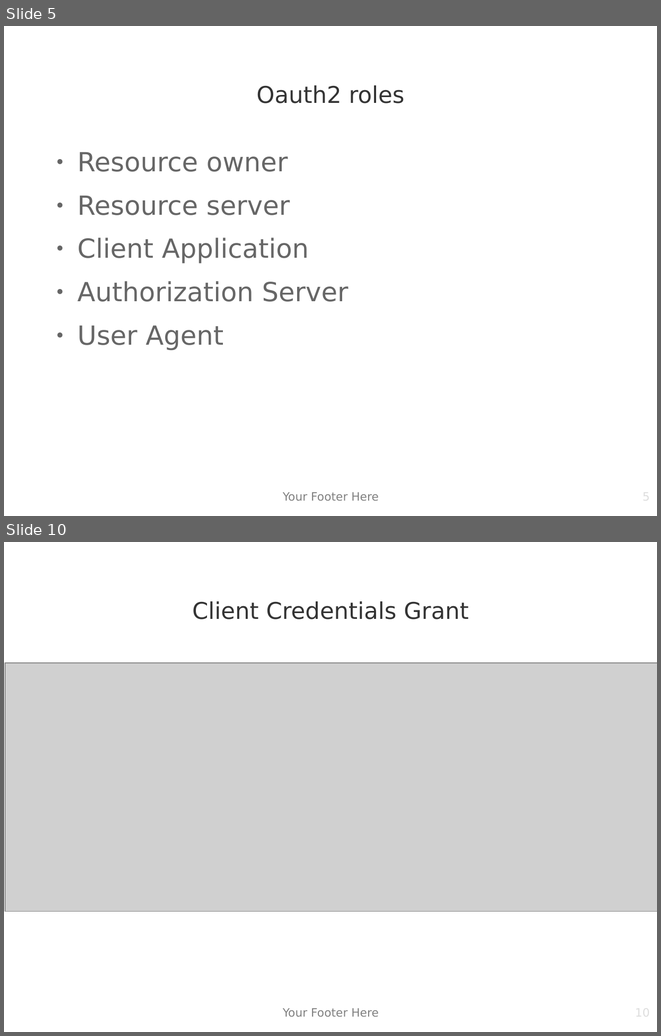
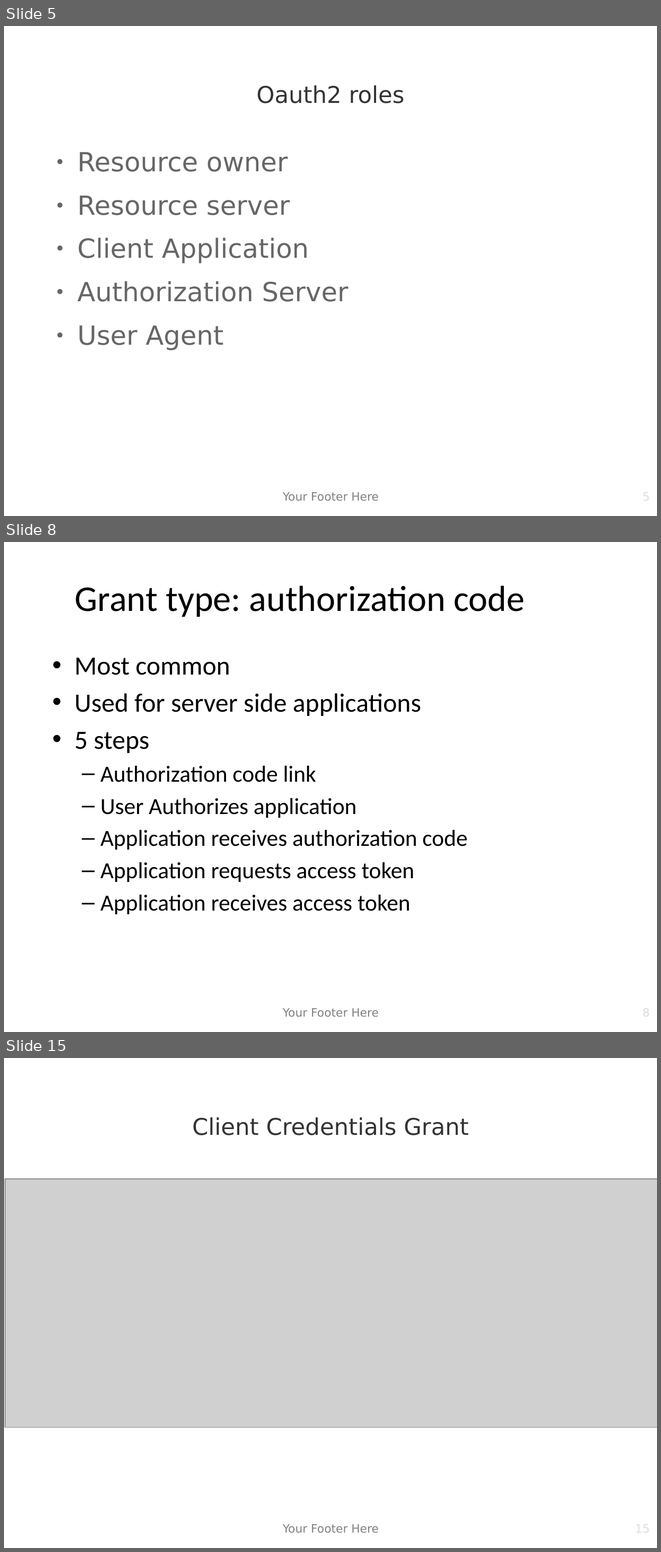
Before and after one commit to sebivenlo/OAuth2, a slide deck: Powerpoint.odp. Shown one above the other, each under a label of ours: slides 5 and 10 before the commit, slides 5, 8 and 15 after it; the slides between them are not shown. The pictures are 661x1036 and 661x1552 pixels, drawn with LibreOffice and Linux fonts; fonts in the diff are those of the drawing; grey boxes stand for pictures; background and template pictures are left out. Boxes give left, top, right and bottom in pixels: in the first picture for what was removed or moved away, otherwise in the second. Text is boxed around its words. In the diff, an @@ line names an element or a change of style, - is before the commit and + after.

```diff
--- a/Powerpoint.odp
+++ b/Powerpoint.odp
@@ slide 8 added at (x1=4, y1=542, x2=657, y2=1032), background picture (left out) @@
@@ title added at (x1=75, y1=585, x2=524, y2=617), 44 pt, text #000000 @@
+Grant type: authorization code
@@ text added at (x1=74, y1=658, x2=467, y2=914), 28 pt, text #000000 @@
+• Most common
+• Used for server side applications
+• 5 steps
+  – Authorization code link
+  – User Authorizes application
+  – Application receives authorization code
+  – Application requests access token
+  – Application receives access token
@@ text added at (x1=283, y1=1008, x2=379, y2=1016), 14 pt, text #808080 @@
+Your Footer Here
@@ page number added at (x1=498, y1=1005, x2=651, y2=1032), 14 pt, text #DDDDDD @@
+8
@@ what was slide 10 is now slide 15 @@
@@ page number at (x1=498, y1=1521, x2=651, y2=1548): text changed @@
-10
+15
```
Also in this commit, not shown: 7 slides changed, 5 other slides added, 4 other files.
